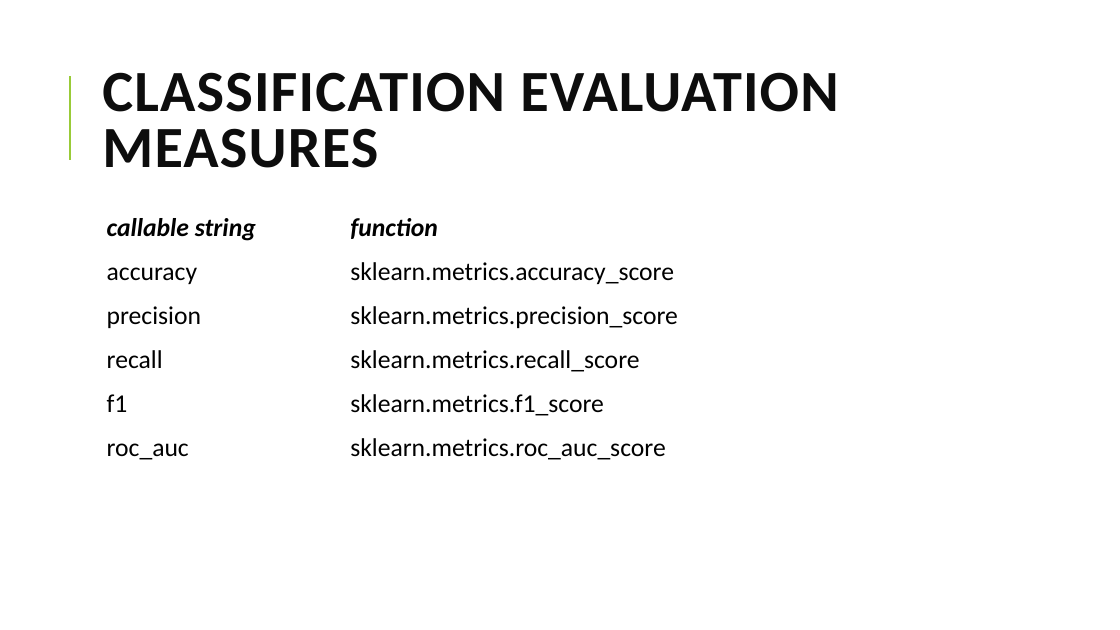
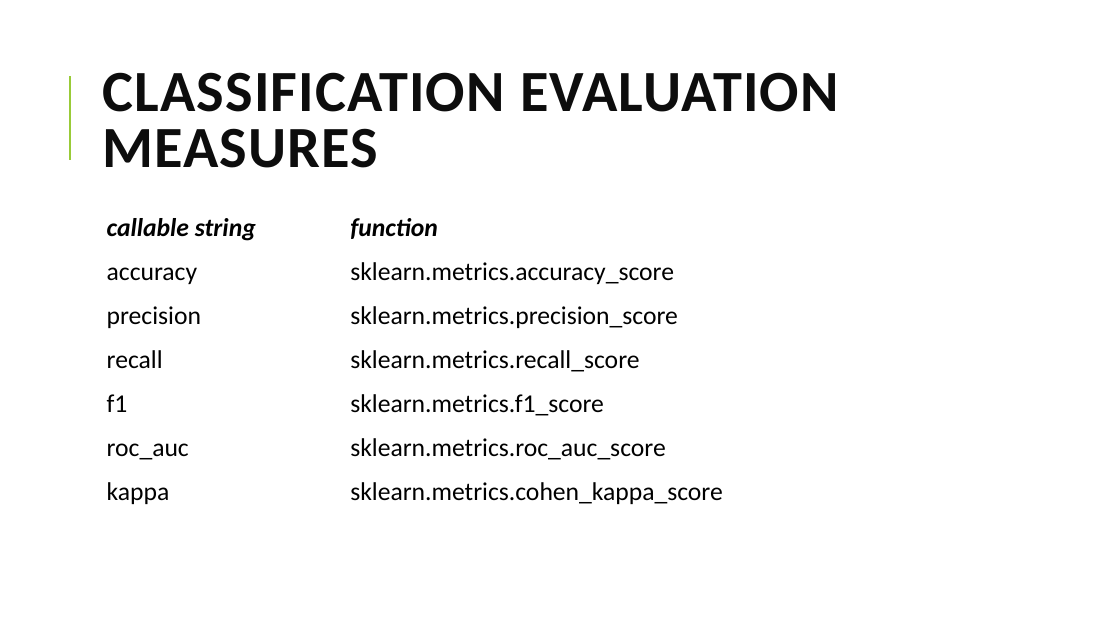
Before and after one commit to yaniv63/applied-data-science, a slide deck: slide 18 of Applied Data Science - 07 Machine Learning in Python.pptx (slide 17 before the commit). Drawn at 1120x630 pixels with LibreOffice and Linux fonts; fonts in the diff are those of the drawing. Boxes give left, top, right and bottom in pixels: in the first picture for what was removed or moved away, otherwise in the second. Text is boxed around its words. In the diff, an @@ line names an element or a change of style, - is before the commit and + after.

```diff
--- a/Applied Data Science - 07 Machine Learning in Python.pptx
+++ b/Applied Data Science - 07 Machine Learning in Python.pptx
@@ text at box(107, 482, 723, 504): paragraph added @@
+  kappa sklearn.metrics.cohen_kappa_score
```
Also in this commit, not shown: 16 slides added, 1 slide removed, 7 other files.
